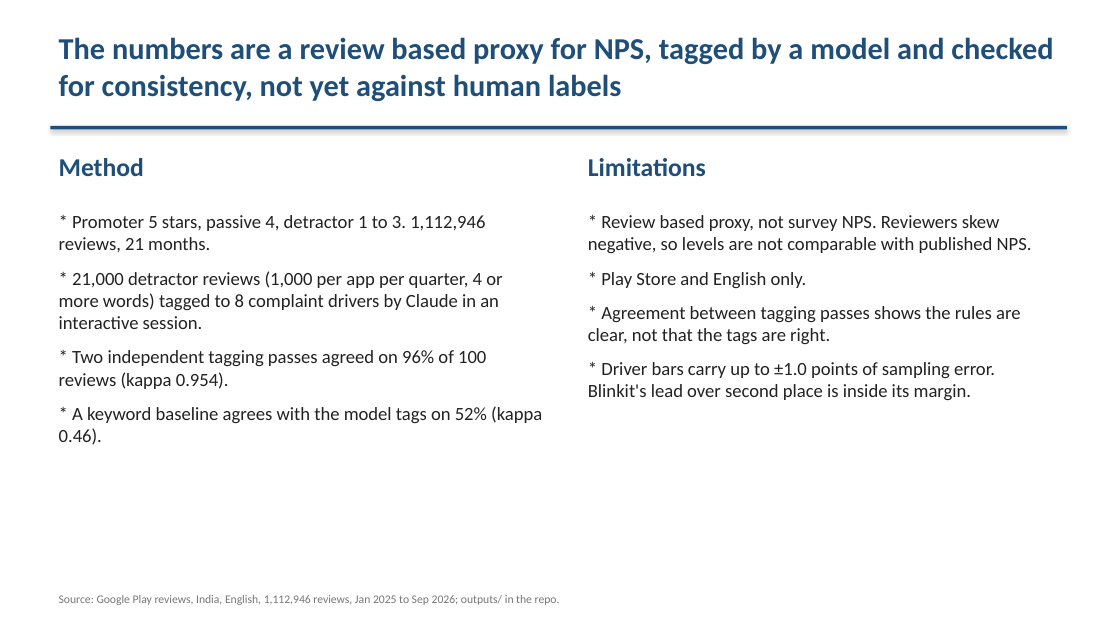
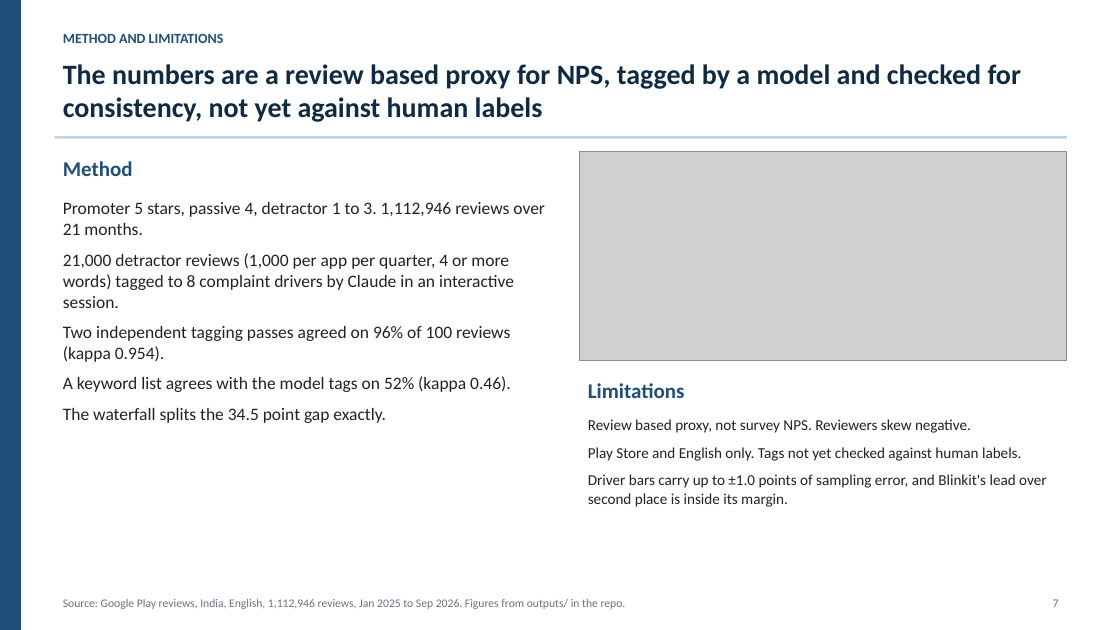
Before and after one commit to kaasyapv/Quick-Commerce-NPS-Benchmark-from-App-Reviews, a slide deck: slide 7 of deck/qcom_nps.pptx (slide 6 before the commit). Drawn at 1120x630 pixels with LibreOffice and Linux fonts; fonts in the diff are those of the drawing; grey boxes stand for pictures. Boxes give left, top, right and bottom in pixels: in the first picture for what was removed or moved away, otherwise in the second. Text is boxed around its words. In the diff, an @@ line names an element or a change of style, - is before the commit and + after.

```diff
--- a/deck/qcom_nps.pptx
+++ b/deck/qcom_nps.pptx
@@ rectangle added at (0,0,21,630), fill #1F4E79 @@
@@ text "The numbers are a review ...": place and size @@
-text "The numbers are a review ..." at (59,37,1053,101)
+text "The numbers are a review ..." at (63,64,1021,122)
@@ text "The numbers are a review ..." at (63,64,1021,122): size 26 to 24 pt, text colour #1F4E79 to #0F2A43; less space between paragraphs @@
@@ text added at (63,34,224,43), 12 pt, text #1F4E79, bold @@
+METHOD AND LIMITATIONS
@@ rectangle: place and size @@
-rectangle at (50,126,1067,129)
+rectangle at (55,136,1067,139)
@@ rectangle at (55,136,1067,139): fill #1F4E79 to #BBD3EA; shadow off @@
@@ text "Method" at (63,161,133,176): size 22 to 18 pt; less space between paragraphs @@
@@ picture added at (580,151,1067,360) @@
@@ text at (63,202,545,423): text changed; size 16 to 15 pt @@
-* Promoter 5 stars, passive 4, detractor 1 to 3. 1,112,946 reviews, 21 months.
-* 21,000 detractor reviews (1,000 per app per quarter, 4 or more words) tagged to 8 complaint drivers by Claude in an interactive session.
-* Two independent tagging passes agreed on 96% of 100 reviews (kappa 0.954).
-* A keyword baseline agrees with the model tags on 52% (kappa 0.46).
+Promoter 5 stars, passive 4, detractor 1 to 3. 1,112,946 reviews over 21 months.
+21,000 detractor reviews (1,000 per app per quarter, 4 or more words) tagged to 8 complaint drivers by Claude in an interactive session.
+Two independent tagging passes agreed on 96% of 100 reviews (kappa 0.954).
+A keyword list agrees with the model tags on 52% (kappa 0.46).
+The waterfall splits the 34.5 point gap exactly.
@@ text "Limitations" at (588,383,685,398): size 22 to 18 pt; less space between paragraphs @@
@@ text "Limitations": place and size @@
-text "Limitations" at (588,158,706,176)
+text "Limitations" at (588,383,685,398)
@@ text at (588,419,1046,507): text changed; size 16 to 13 pt @@
-* Review based proxy, not survey NPS. Reviewers skew negative, so levels are not comparable with published NPS.
-* Play Store and English only.
-* Agreement between tagging passes shows the rules are clear, not that the tags are right.
-* Driver bars carry up to ±1.0 points of sampling error. Blinkit's lead over second place is inside its margin.
+Review based proxy, not survey NPS. Reviewers skew negative.
+Play Store and English only. Tags not yet checked against human labels.
+Driver bars carry up to ±1.0 points of sampling error, and Blinkit's lead over second place is inside its margin.
@@ text at (63,599,626,609): text changed; text colour #777777 to #6B7280 @@
-Source: Google Play reviews, India, English, 1,112,946 reviews, Jan 2025 to Sep 2026; outputs/ in the repo.
+Source: Google Play reviews, India, English, 1,112,946 reviews, Jan 2025 to Sep 2026. Figures from outputs/ in the repo.
@@ text added at (1053,599,1059,607), 10 pt, text #6B7280 @@
+7
```
Also in this commit, not shown: 4 other slides changed, 2 slides added, 1 slide removed, 2 other files.
